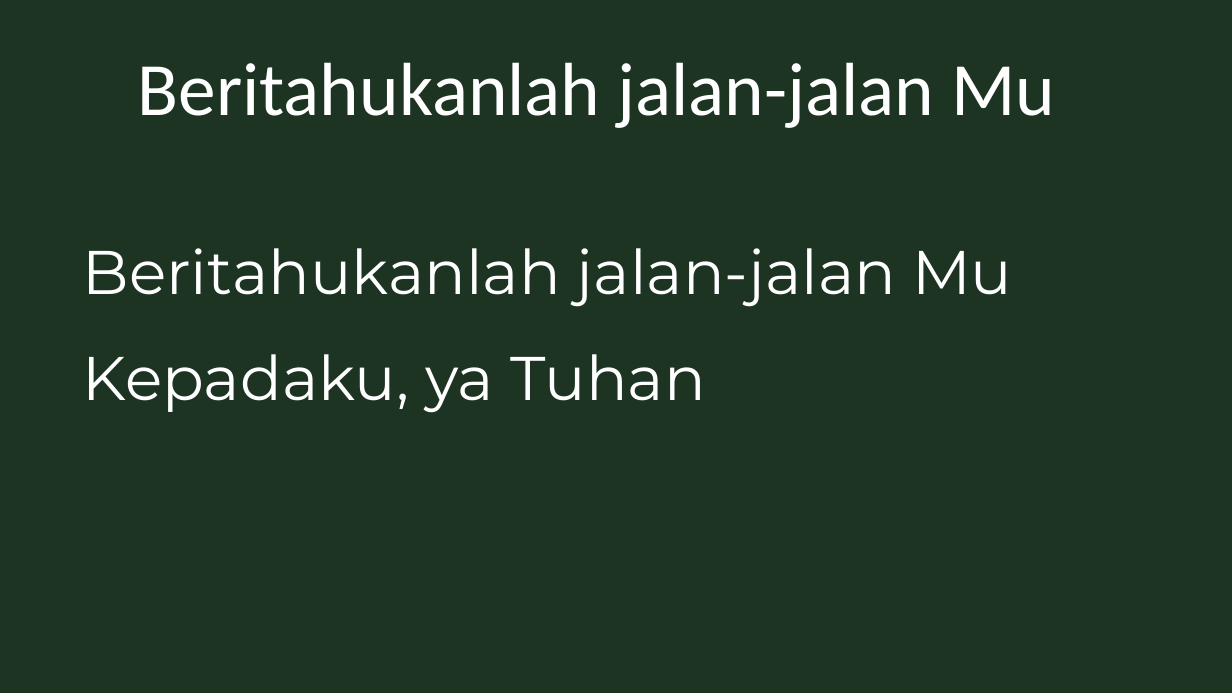
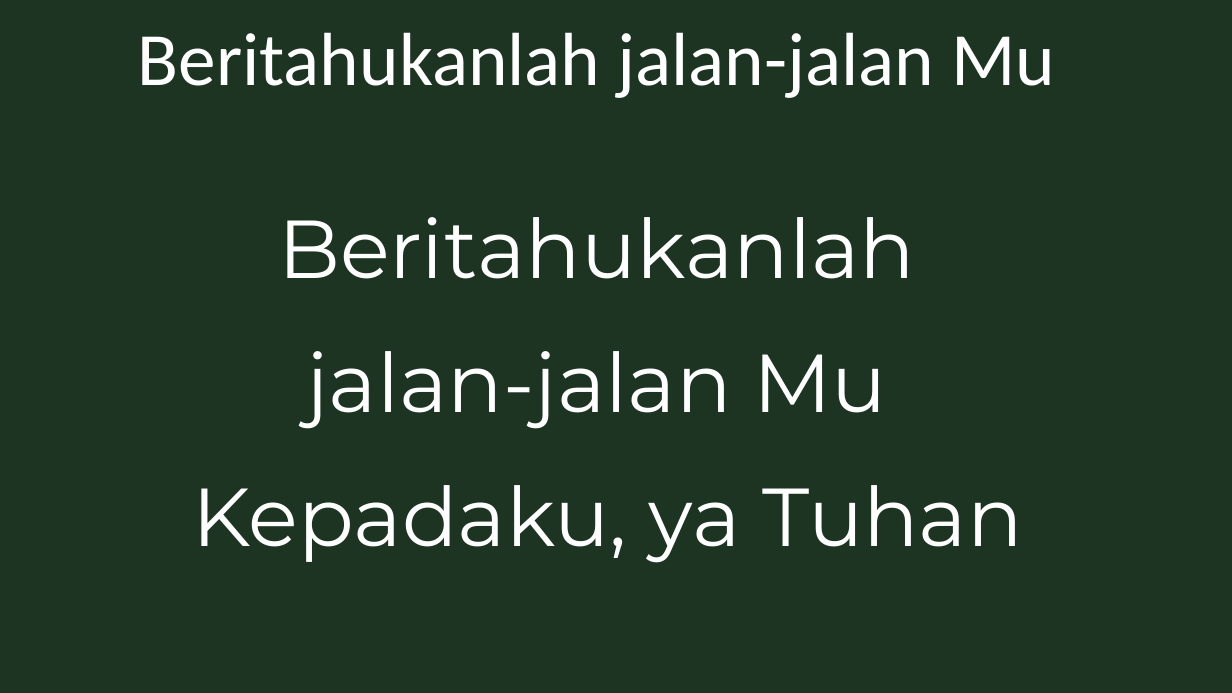
Before and after one commit to laurensius/Slide_Misa_KRC, a slide deck: slide 35 of 2021 01 tanggal 23 -24/Bahasa Indonesia edited.pptx. Drawn at 1232x693 pixels with LibreOffice and Linux fonts; fonts in the diff are those of the drawing. Boxes give left, top, right and bottom in pixels: in the first picture for what was removed or moved away, otherwise in the second. Text is boxed around its words. In the diff, an @@ line names an element or a change of style, - is before the commit and + after.

```diff
--- a/2021 01 tanggal 23 -24/Bahasa Indonesia edited.pptx
+++ b/2021 01 tanggal 23 -24/Bahasa Indonesia edited.pptx
@@ text "Beritahukanlah jalan-jalan Mu": place and size @@
-text "Beritahukanlah jalan-jalan Mu" at (138, 62, 1055, 128)
+text "Beritahukanlah jalan-jalan Mu" at (138, 32, 1055, 98)
@@ text "Beritahukanlah": place and size @@
-text "Beritahukanlah" at (83, 248, 1012, 413)
+text "Beritahukanlah" at (192, 217, 1023, 563)
@@ text at (278, 217, 915, 429): text changed; size 36 to 48 pt @@
-Beritahukanlah jalan-jalan Mu
+Beritahukanlah
+jalan-jalan Mu
@@ text at (192, 485, 1023, 563): size 36 to 48 pt in "Kepadaku, ya Tuhan"; alignment left to centre @@
```
Also in this commit, not shown: 1 other slide changed, 17 other files.
